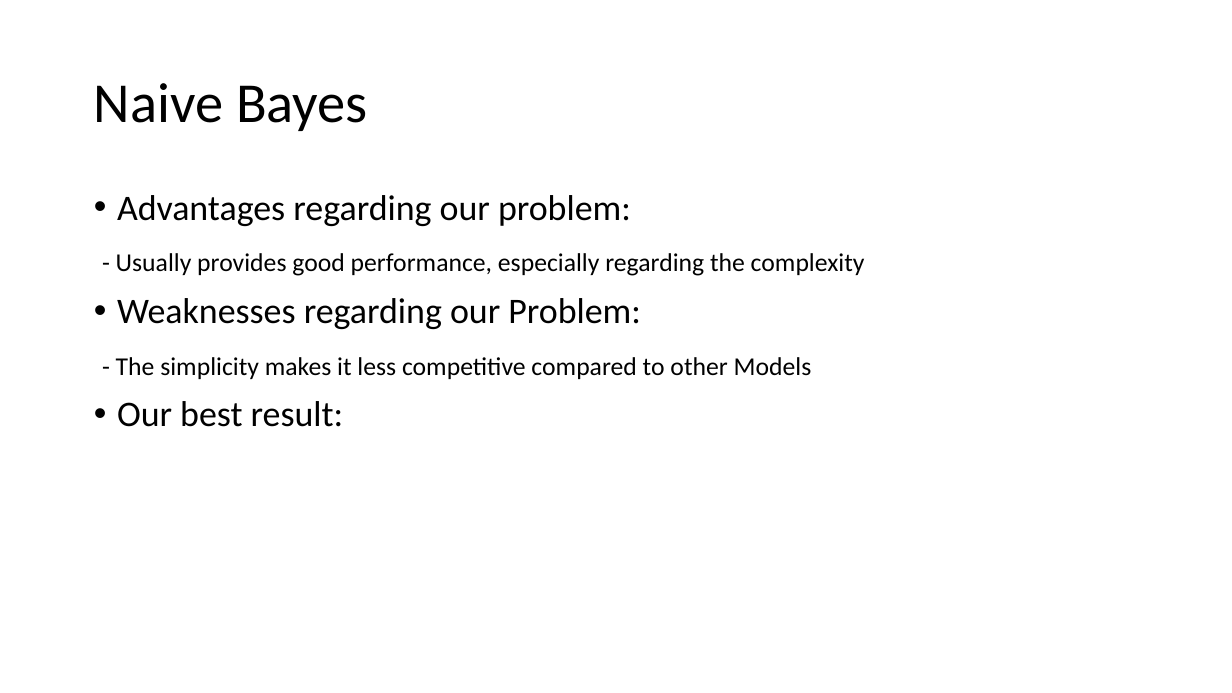
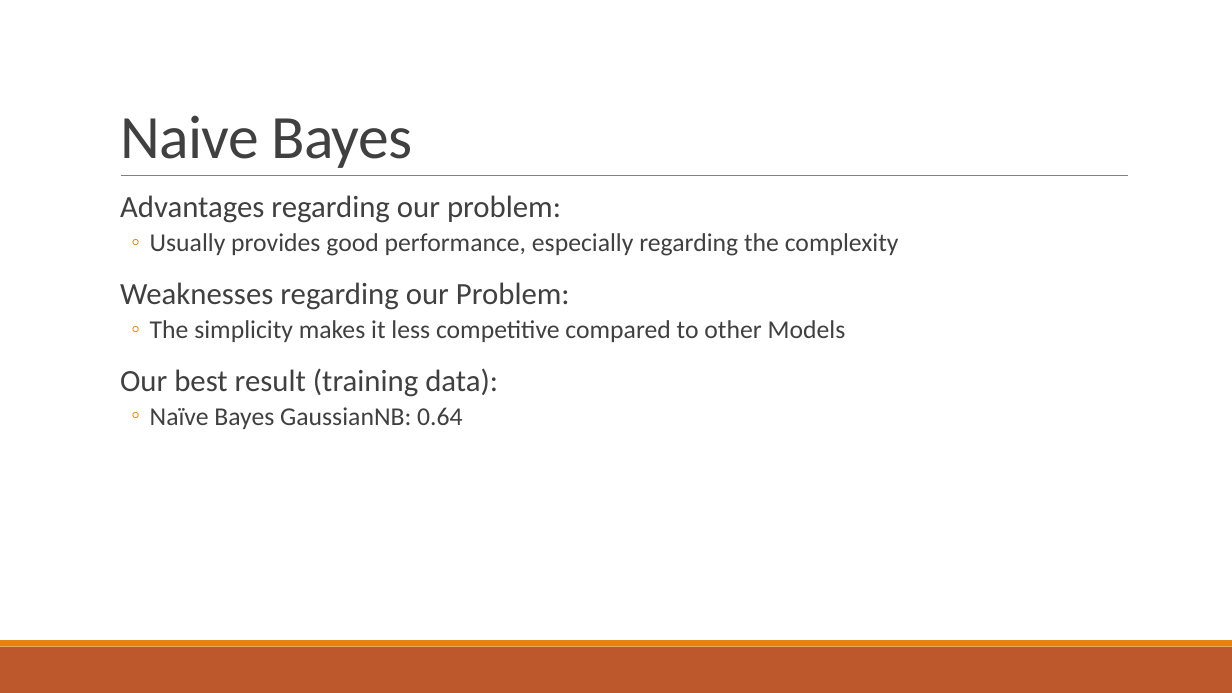
Before and after one commit to suong4554/Machine-Learning-Poly-U, a slide deck: slide 8 of Presentation.pptx. Drawn at 1232x693 pixels with LibreOffice and Linux fonts; fonts in the diff are those of the drawing. Boxes give left, top, right and bottom in pixels: in the first picture for what was removed or moved away, otherwise in the second. Text is boxed around its words. In the diff, an @@ line names an element or a change of style, - is before the commit and + after.

```diff
--- a/Presentation.pptx
+++ b/Presentation.pptx
@@ title "Naive Bayes": place and size @@
-title "Naive Bayes" at [94,83,368,131]
+title "Naive Bayes" at [120,115,412,168]
@@ title "Naive Bayes" at [120,115,412,168]: size 44 to 48 pt, text colour #000000 to #404040, letter spacing 0 to -0.5 pt; line spacing 0.9 to 0.85; vertical alignment middle to bottom @@
@@ line added from (121, 176) to (1128, 176), #808080 0.5 pt @@
@@ text at [120,195,570,310]: size 28 to 24 pt, text colour #000000 to #404040 in "Advantages regarding our problem:", "Weaknesses regarding our Problem:"; bullet • to  ; more space between paragraphs @@
@@ text at [150,233,899,256]: text changed; text colour #000000 to #404040 @@
-- Usually provides good performance, especially regarding the complexity
+  ◦ Usually provides good performance, especially regarding the complexity
@@ text at [120,320,846,429]: text changed; text colour #000000 to #404040 @@
-- The simplicity makes it less competitive compared to other Models
-• Our best result:
+  ◦ The simplicity makes it less competitive compared to other Models
+  Our best result (training data):
+  ◦ Naïve Bayes GaussianNB: 0.64
@@ rectangle added at [0,647,1232,693], fill #BD582C @@
@@ rectangle added at [0,640,1232,647], fill #E48312 @@
```
Also in this commit, not shown: 9 other slides changed, 5 slides added, 2 slides removed.
